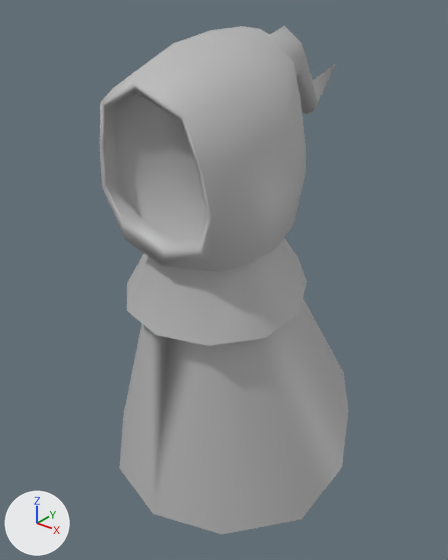
What one commit did to the FBX model examples/wc_demo2b/assets/avatar_low.fbx.
The view is the same before and after, from a camera (50 mm lens) standing at (0.035, -0.0428, 0.0629) and looking at (-0.0015, 0.0029, 0.0346). The axes (+X, +Y, +Z) are drawn at lower left. The lights are the same throughout. Where no turn or scale is listed for an object, it has been applied to the vertices.
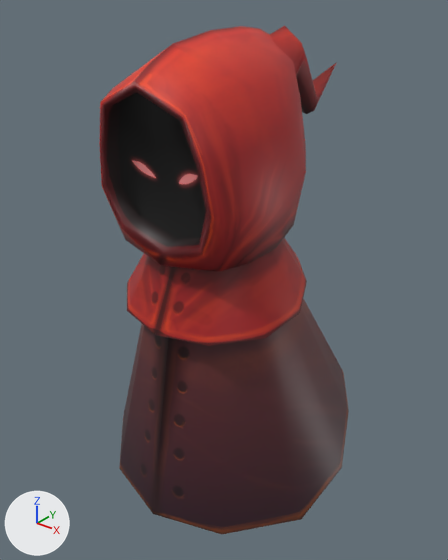
Pixel boxes (x1, y1, x2, y2) of what changed, in the pictures (448 x 560 px):
```json
{"object": "polySurface2", "change": "recoloured", "before": [99, 26, 349, 534], "after": [99, 26, 349, 534], "on screen": "grey to red"}
```

Edits to the scene script, one JSON object a line:
```json
{"op": "add", "block": "img_avatar_txt_basecolor_png", "code": ["img_avatar_txt_basecolor_png = load_image('avatar_txt_baseColor.png', 'avatar_txt_baseColor.png', 1024, 1024, 'sRGB')"]}
{"op": "add", "block": "mat_avatar_texture", "code": ["mat_avatar_texture = principled_material('avatar_texture')", "mat_avatar_texture.texture = img_avatar_txt_basecolor_png"]}
{"block": "me_mesh", "where": "me_mesh.from_pydata(...)  # 213 vertices, 218 faces; spans x -0.0129..0.0129, y -0.0156..0.0156, z -0.0231..0.0231"}
{"op": "remove", "block": "me_mesh", "code": "me_mesh.materials.append(mat_avatar_txt)  # grey #bcbcbc"}
{"op": "add", "block": "me_mesh", "code": "me_mesh.materials.append(mat_avatar_texture)  # picture img_avatar_txt_basecolor_png"}
```
